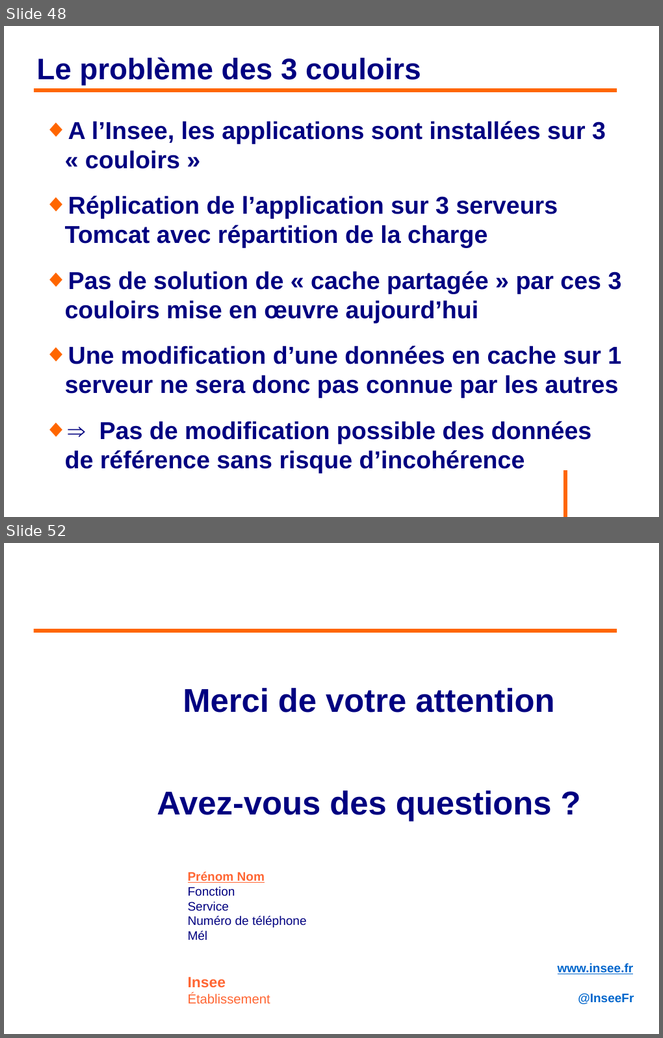
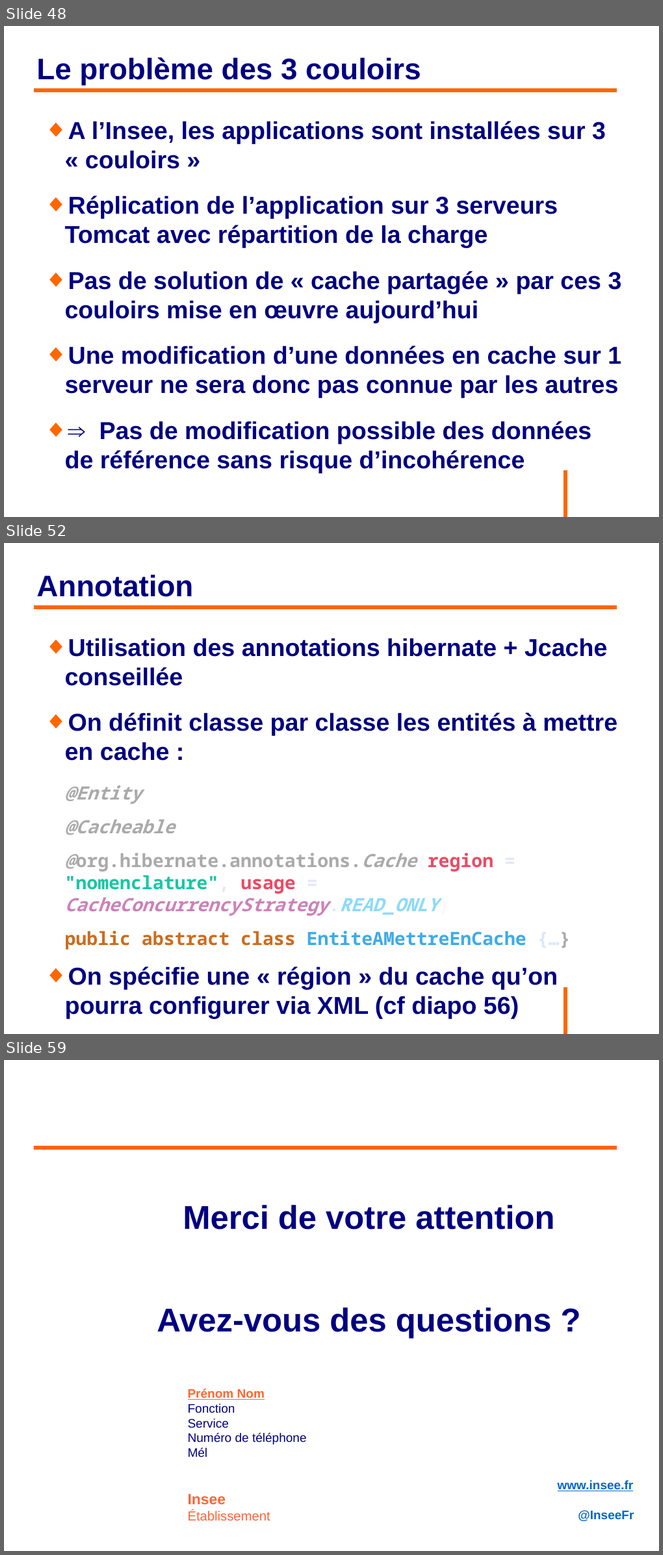
Before and after one commit to philphils/formation-hibernate-avancee, a slide deck: Documentation/diapo_formation_hibernate_avancee.odp. Shown one above the other, each under a label of ours: slides 48 and 52 before the commit, slides 48, 52 and 59 after it; the slides between them are not shown. The pictures are 663x1038 and 663x1555 pixels, drawn with LibreOffice and Linux fonts; fonts in the diff are those of the drawing; background and template pictures are left out. Boxes give left, top, right and bottom in pixels: in the first picture for what was removed or moved away, otherwise in the second. Text is boxed around its words. In the diff, an @@ line names an element or a change of style, - is before the commit and + after.

Commit message:
Diapo fin partie L2C, reste le TP

```diff
--- a/Documentation/diapo_formation_hibernate_avancee.odp
+++ b/Documentation/diapo_formation_hibernate_avancee.odp
@@ slide 52 added at (x1=4, y1=543, x2=659, y2=1034), background #FFFFFF; not listed: 1 template element that a slide beside it also shows @@
@@ title added at (x1=36, y1=575, x2=193, y2=597), 36 pt, text #000080, bold @@
+Annotation
@@ line added from (34, 607) to (618, 607), #FF6600 4.54 pt @@
@@ text added at (x1=65, y1=638, x2=618, y2=1019), 29.6 pt, text #000080, bold @@
+◆ Utilisation des annotations hibernate + Jcache conseillée
+◆ On définit classe par classe les entités à mettre en cache :
+@Entity
+@Cacheable
+@org.hibernate.annotations.Cache(region = "nomenclature", usage = CacheConcurrencyStrategy.READ_ONLY)
+public abstract class EntiteAMettreEnCache {…}
+◆ On spécifie une « région » du cache qu’on pourra configurer via XML (cf diapo 56)
@@ what was slide 52 is now slide 59 @@
```
Also in this commit, not shown: 4 slides changed, 6 other slides added.
